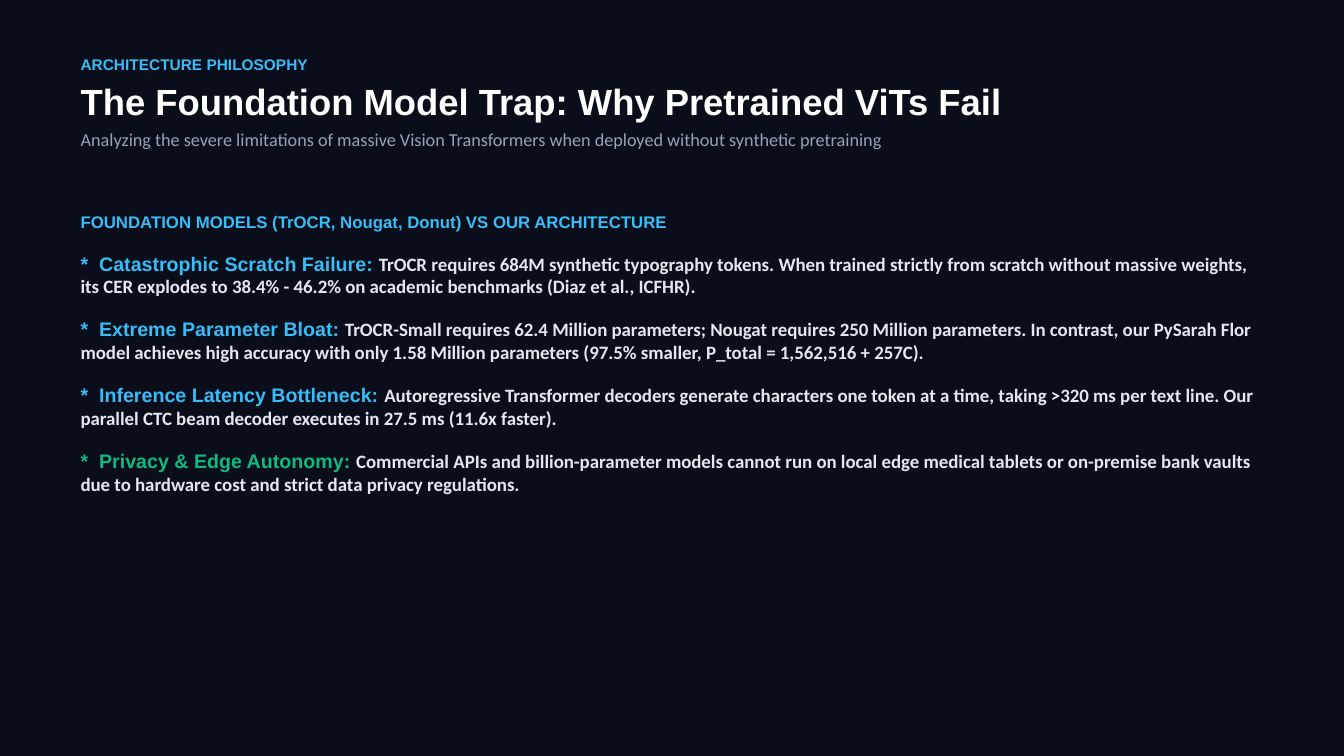
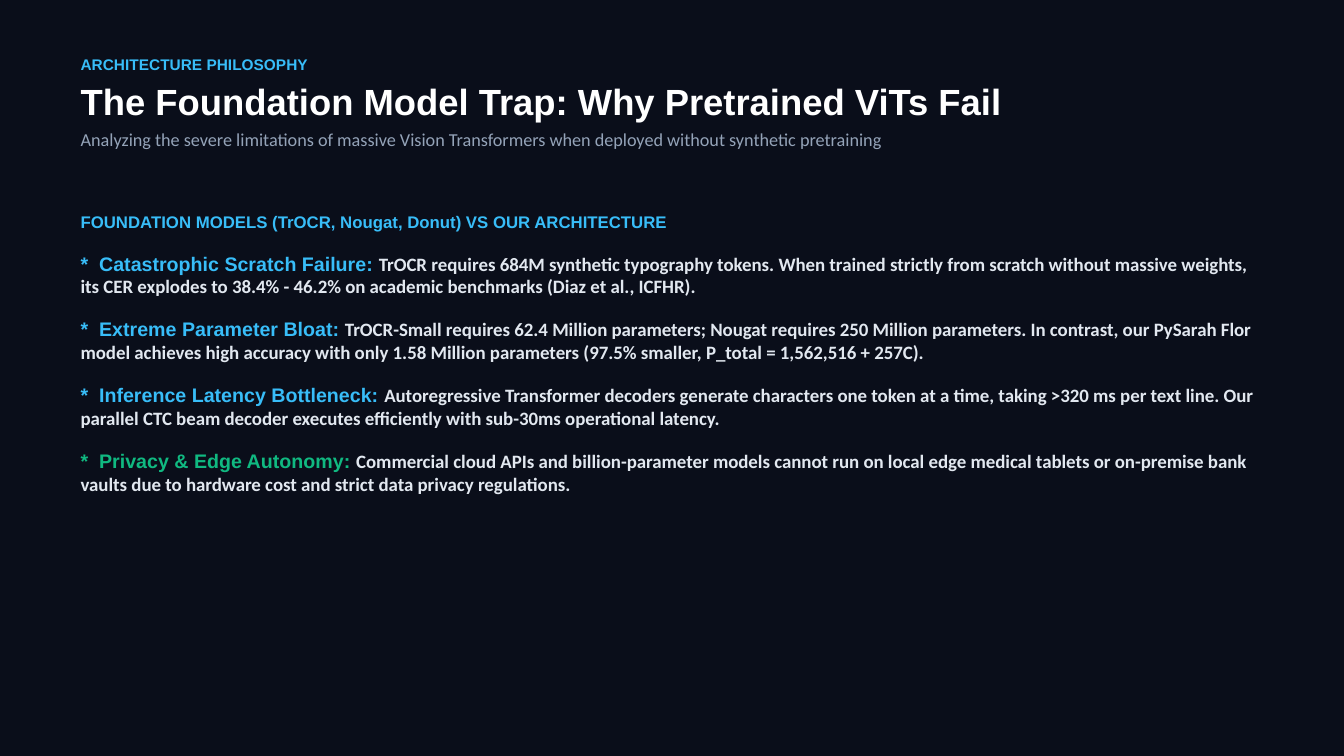
Before and after one commit to Balaji268268/HandwrittenTextRecognition, a slide deck: slide 3 of Handwritten_Text_Recognition_MNC_Keynote.pptx. Drawn at 1344x756 pixels with LibreOffice and Linux fonts; fonts in the diff are those of the drawing. Boxes give left, top, right and bottom in pixels: in the first picture for what was removed or moved away, otherwise in the second. Text is boxed around its words. In the diff, an @@ line names an element or a change of style, - is before the commit and + after.

```diff
--- a/Handwritten_Text_Recognition_MNC_Keynote.pptx
+++ b/Handwritten_Text_Recognition_MNC_Keynote.pptx
@@ text at (x1=81, y1=387, x2=1254, y2=494): text changed @@
-* Inference Latency Bottleneck: Autoregressive Transformer decoders generate characters one token at a time, taking >320 ms per text line. Our parallel CTC beam decoder executes in 27.5 ms (11.6x faster).
-* Privacy & Edge Autonomy: Commercial APIs and billion-parameter models cannot run on local edge medical tablets or on-premise bank vaults due to hardware cost and strict data privacy regulations.
+* Inference Latency Bottleneck: Autoregressive Transformer decoders generate characters one token at a time, taking >320 ms per text line. Our parallel CTC beam decoder executes efficiently with sub-30ms operational latency.
+* Privacy & Edge Autonomy: Commercial cloud APIs and billion-parameter models cannot run on local edge medical tablets or on-premise bank vaults due to hardware cost and strict data privacy regulations.
```
Also in this commit, not shown: 9 other slides changed, 7 other files.
